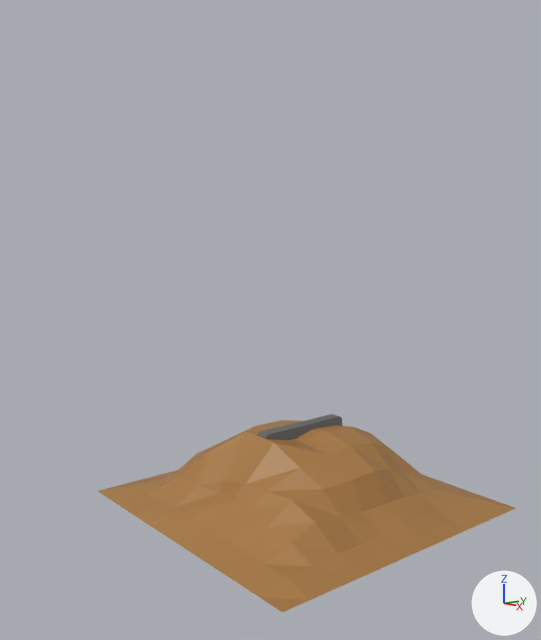
The Blender file asset_sources/objects.blend as it was, and as the next commit left it.
Both versions are drawn from a camera (50 mm lens) standing at (9.02, -7.98, 4.87) and looking at (-0.04, -0.62, 3.0). Arrows for +X, +Y and +Z are at lower right; the lights stay in place.

Names of what the first picture shows: 'Barrier', 'SandPile'.
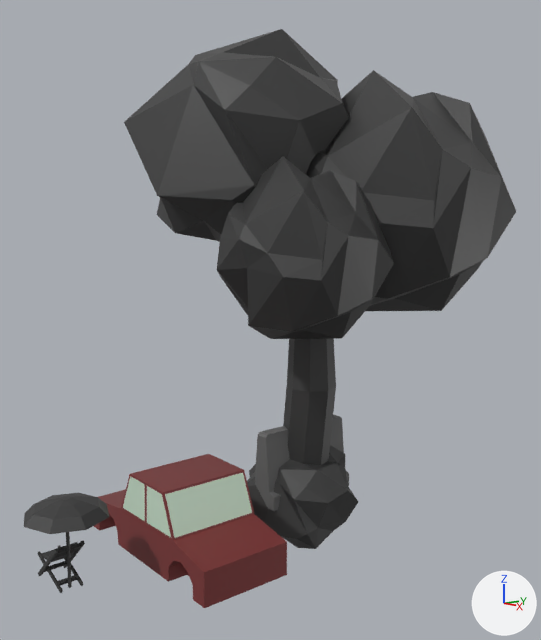
Where the newer file only moved an object's origin or applied its transform, the numbers keep the older frame.

Edits to the scene script, one JSON object a line:
```json
{"op": "add", "block": "img_atlas_png", "code": ["img_atlas_png = load_image('atlas.png', '../textures/gridmap/atlas.png', 512, 512, 'sRGB')"]}
{"op": "add", "block": "mat_atlas", "code": ["mat_atlas = principled_material('Atlas')", "mat_atlas.texture = img_atlas_png"]}
{"op": "add", "block": "me_cylinder_002", "code": ["me_cylinder_002 = bpy.data.meshes.new('Cylinder.002')", "me_cylinder_002.from_pydata(...)  # 80 vertices, 74 faces; spans x -0.573..0.573, y -0.573..0.573, z -0.005..1.238", "me_cylinder_002.materials.append(mat_atlas)  # picture img_atlas_png"]}
{"op": "add", "block": "me_cube_024", "code": ["me_cube_024 = bpy.data.meshes.new('Cube.024')", "me_cube_024.from_pydata(...)  # 176 vertices, 174 faces; spans x -0.529..0.217, y -0.195..0.2, z -0.21..0.416", "me_cube_024.materials.append(mat_atlas)  # picture img_atlas_png"]}
{"op": "add", "block": "me_cylinder", "code": ["me_cylinder = bpy.data.meshes.new('Cylinder')", "me_cylinder.from_pydata(...)  # 200 vertices, 188 faces; spans x -2.97..2.46, y -2.13..3.25, z -0.1..7.6", "me_cylinder.materials.append(mat_atlas)  # picture img_atlas_png"]}
{"op": "add", "block": "me_cube_022", "code": ["me_cube_022 = bpy.data.meshes.new('Cube.022')", "me_cube_022.from_pydata(...)  # 56 vertices, 54 faces; spans x -0.93..0.96, y -0.97..0.95, z -0.81..0.96", "me_cube_022.materials.append(mat_atlas)  # picture img_atlas_png"]}
{"op": "remove", "block": "ob_bodysedan_001", "code": "ob_bodysedan_001.hide_set(True)"}
{"op": "add", "block": "ob_sandpile", "code": "ob_sandpile.hide_set(True)"}
{"op": "add", "block": "ob_shade", "code": ["ob_shade = bpy.data.objects.new('Shade', me_cylinder_002)", "ob_shade.location = (0.14, -4.2, -0.19)"]}
{"op": "add", "block": "ob_lawnchair", "code": ["ob_lawnchair = bpy.data.objects.new('LawnChair', me_cube_024)", "ob_lawnchair.location = (0.0, -4.2, 0.0)", "_m = ob_lawnchair.modifiers.new('Mirror', 'MIRROR')", "_m.use_axis = (False, True, False)", "_m.use_bisect_axis = (False, True, False)"]}
{"op": "add", "block": "ob_tree", "code": ["ob_tree = bpy.data.objects.new('Tree', me_cylinder)", "ob_tree.location = (0.0, 0.0, 0.0)"]}
{"op": "add", "block": "ob_bush", "code": ["ob_bush = bpy.data.objects.new('Bush', me_cube_022)", "ob_bush.location = (0.0, 0.0, 0.0)"]}
```

Pixel boxes (x1, y1, x2, y2) of what changed, in the pictures (541 x 640 px):
```json
{"object": "Tree", "change": "added", "after": [124, 29, 516, 465]}
{"object": "SandPile", "change": "hidden", "before": [98, 420, 516, 612], "on screen": "brown"}
{"object": "BodySedan.001", "change": "shown", "after": [94, 454, 287, 608]}
{"object": "Bush", "change": "added", "after": [247, 445, 358, 549], "on screen": "black"}
{"object": "Shade", "change": "added", "after": [24, 493, 109, 588]}
{"object": "LawnChair", "change": "added", "after": [38, 540, 85, 593], "on screen": "black"}
```
